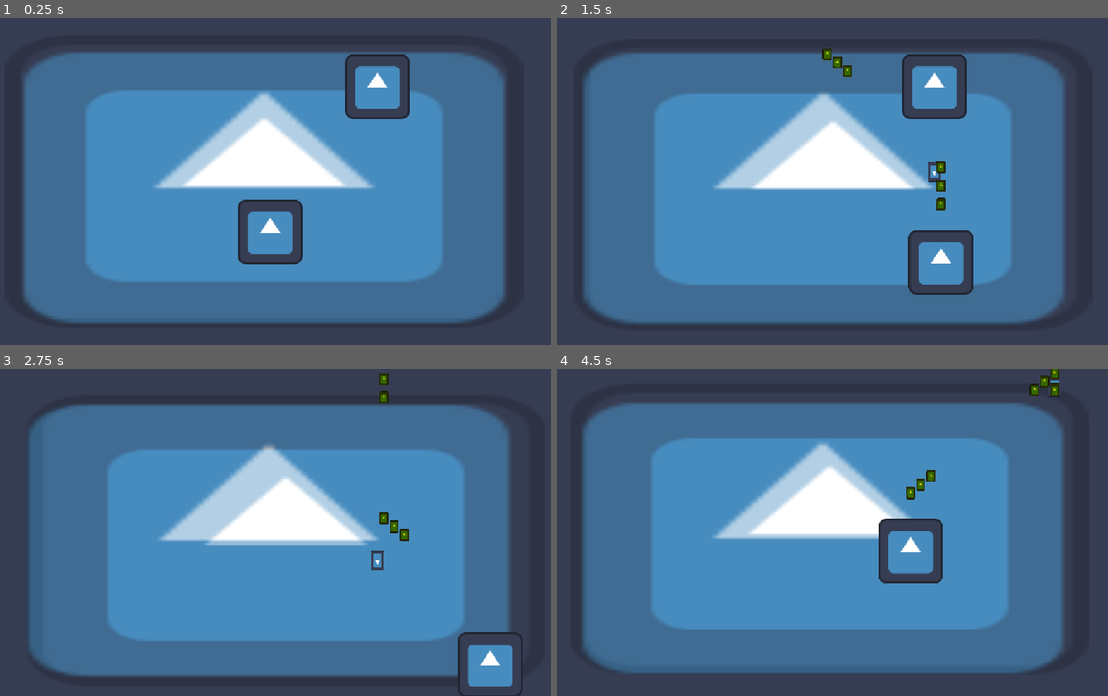
Above: before the commit, frames 1-4 (two rows, left to right).
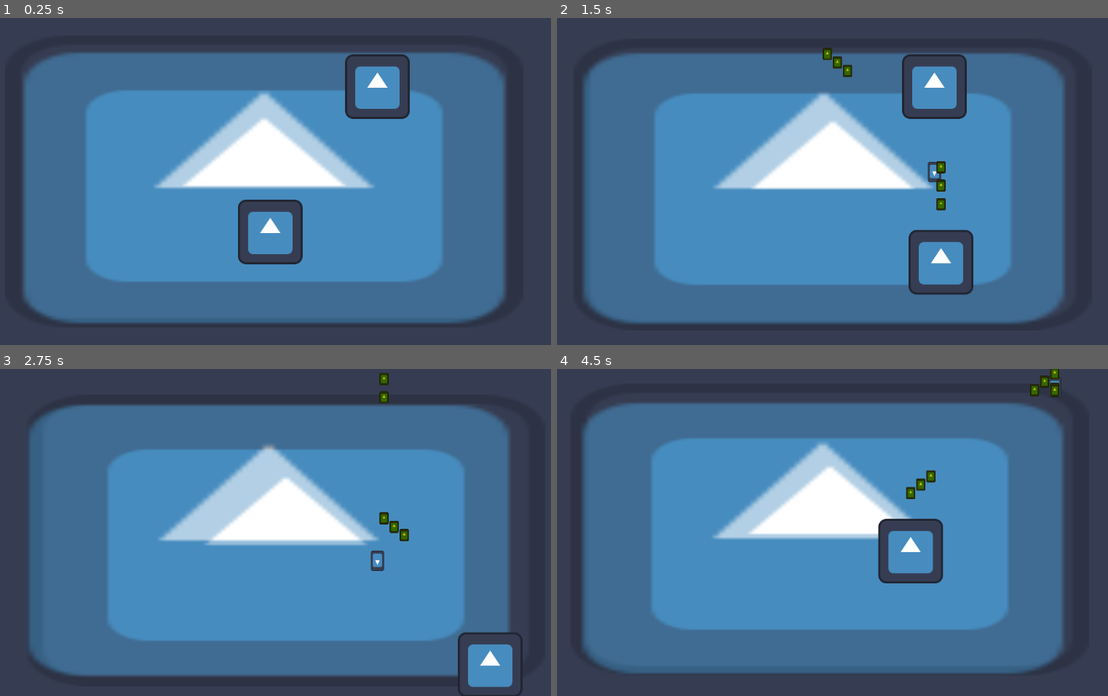
Above: after the commit, the same moments.

Repository: ABerlanga11111/InsomniaGames1
Game: Godot game, scene res://Scenes/GameScene.tscn
Same seed, same stepped clock (60 frames per second), same inputs: the game is played once before the commit and once after it. The engine's default icon, where the game draws it, is replaced by a stand-in: a white triangle on a blue panel in a dark square.
Inputs (mouse positions are in pixels of both pictures, inside the frame that each line leads up to):
- Up to frame 1 (0.25 s): no input
- Up to frame 2 (1.5 s): tap Enter at 0.5 s; move the mouse to (948, 165) at 0.52 s; press the mouse at (948, 165) at 0.53 s; hold Right (MoveRight) 0.53-1.28 s; move the mouse to (705, 197) at 1.27 s; release the mouse at (705, 197) at 1.28 s; hold S (MoveDown) from 1.28 s (still down); click (705, 197) at 1.35 s
- Up to frame 3 (2.75 s): move the mouse to (325, 460) at 2.02 s; release S (MoveDown) at 2.03 s; press the mouse at (325, 460) at 2.03 s; hold Right (MoveRight) from 2.03 s (still down)
- Up to frame 4 (4.5 s): move the mouse to (793, 597) at 2.77 s; release Right (MoveRight) at 2.78 s; release the mouse at (793, 597) at 2.78 s; hold W (MoveUp) 2.78-3.53 s; click (793, 597) at 2.85 s; move the mouse to (997, 581) at 3.52 s; press the mouse at (997, 581) at 3.53 s; hold A (MoveLeft) from 3.53 s (still down); move the mouse to (645, 483) at 4.27 s; release the mouse at (645, 483) at 4.28 s; click (645, 483) at 4.35 s

The runs differ from the first frame. In frame 1, 0.2% of the frame differs, in the area x 33-75%, y 11-76%; in frame 2, 0.4%, in the area x 36-76%, y 9-85%; in frame 3, 0.2%; in frame 4, 0.3%.

Commit message:
Ugh
Just adding what i've done so far (absolutely nothing)

Diff:
--- /dev/null
+++ b/Scenes/InGameUI.tscn
@@ -0,0 +1,7 @@
+[gd_scene format=3 uid="uid://byi2r7s7q5xw7"]
+
+[node name="Control" type="Control" unique_id=2129152576]
+layout_mode = 3
+anchors_preset = 0
+offset_right = 40.0
+offset_bottom = 40.0
--- a/project.godot
+++ b/project.godot
@@ -21,7 +21,7 @@
 
 [display]
 
-window/stretch/mode="canvas_items"
+window/stretch/mode="viewport"
 window/stretch/aspect="expand"
 
 [input]
